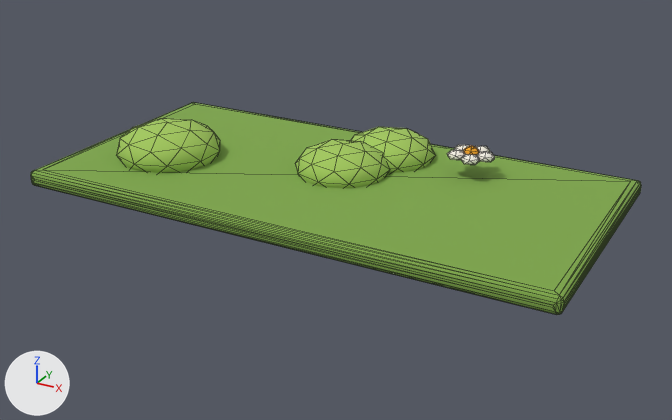
Before and after pictures for a commit that changed the glTF model assets/models/rim_edge.glb.
Rendered twice from a camera (50 mm lens) standing at (0.767, -1.379, 0.658) and looking at (0.021, -0.024, -0.02). Lighting does not change. The marker at lower left points along +X, +Y and +Z. The older version comes first. Mesh edges are drawn as thin lines.

In view in the first picture: 'Rim_Edge'.
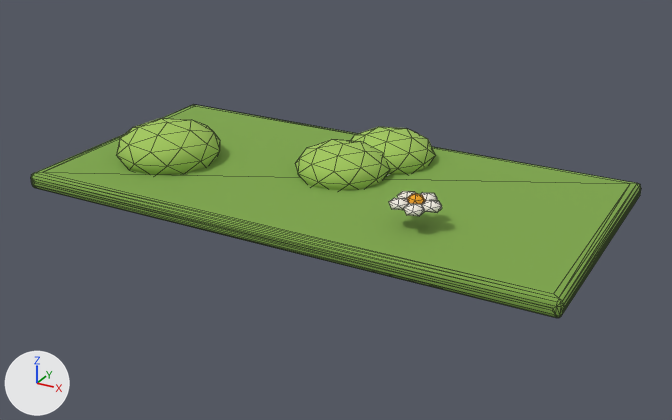
The change in detail:
me_rim_edge has 320 vertices, 596 faces and spans x -0.5..0.5, y -0.25..0.25, z 0.0..0.102.
me_rim_edge is used by ob_rim_edge; location (0.0, 0.0, 0.0).
me_rim_edge part 1: the loose piece of 80 vertices spanning x -0.5..0.5, y -0.25..0.25, z 0.005..0.035 is moved by (0.0, 0.0, -0.005).
me_rim_edge part 2: the loose piece of 12 vertices spanning x 0.23..0.264, y 0.104..0.136, z 0.067..0.086 is moved by (0.0, -0.24, -0.005).
me_rim_edge part 3: the loose piece of 12 vertices spanning x 0.211..0.245, y 0.13..0.162, z 0.067..0.086 is moved by (0.0, -0.24, -0.005).
me_rim_edge part 4: the loose piece of 12 vertices spanning x 0.181..0.215, y 0.12..0.152, z 0.067..0.086 is moved by (0.0, -0.24, -0.005).
me_rim_edge part 5: the loose piece of 12 vertices spanning x 0.181..0.215, y 0.088..0.12, z 0.067..0.086 is moved by (0.0, -0.24, -0.005).
me_rim_edge part 6: the loose piece of 12 vertices spanning x 0.211..0.245, y 0.078..0.11, z 0.067..0.086 is moved by (0.0, -0.24, -0.005).
me_rim_edge part 7: the loose piece of 12 vertices spanning x 0.206..0.234, y 0.106..0.134, z 0.067..0.093 is moved by (0.0, -0.24, -0.005).

Pixel boxes [x1, y1, x2, y2] of what changed, in the pictures (672 x 420 px; the box of a moved part takes in the faces that stretch with it):
'Rim_Edge', reshaped
    before: [31, 102, 641, 315]
    after: [31, 104, 641, 318]
part 1 of me_rim_edge, moved or reshaped
    before: [31, 102, 641, 315]
    after: [31, 104, 641, 318]
part 2 of me_rim_edge, moved or reshaped
    before: [477, 152, 495, 162]
    after: [422, 200, 442, 213]
part 3 of me_rim_edge, moved or reshaped
    before: [475, 146, 490, 152]
    after: [420, 192, 437, 201]
part 4 of me_rim_edge, moved or reshaped
    before: [454, 145, 469, 152]
    after: [398, 191, 415, 200]
part 5 of me_rim_edge, moved or reshaped
    before: [447, 150, 465, 160]
    after: [389, 198, 409, 210]
part 6 of me_rim_edge, moved or reshaped
    before: [461, 154, 480, 165]
    after: [404, 203, 425, 216]
part 7 of me_rim_edge, moved or reshaped
    before: [464, 146, 479, 155]
    after: [407, 193, 425, 204]
